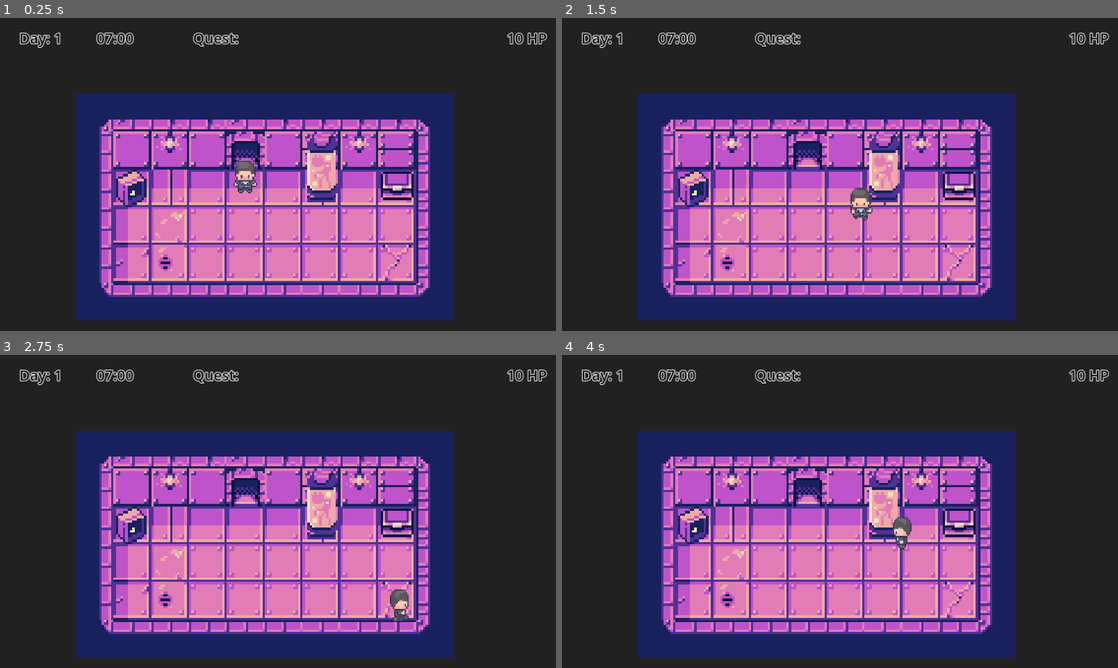
Above: before the commit, frames 1-4 (two rows, left to right).
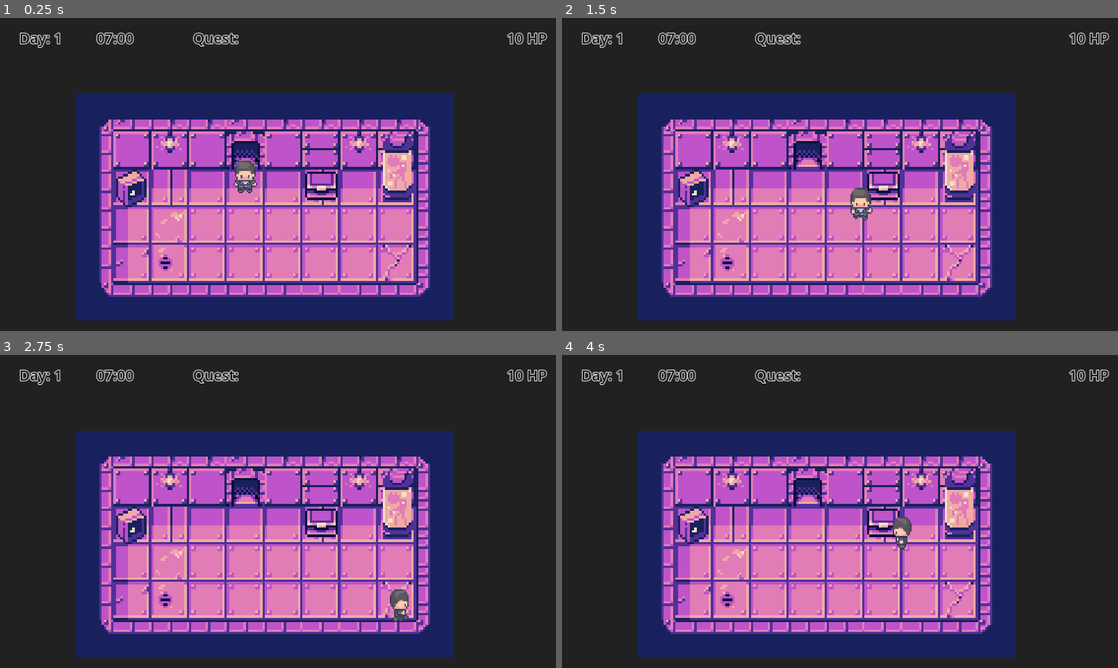
Above: after the commit, the same moments.

Repository: Poppo9/wild-jam-78
Game: Godot game, scene res://scenes/cantina.tscn
The game is run twice, just before and just after one commit, with the same random seed, the same clock (stepped at 60 frames per second) and the same inputs. This scene is started directly instead of the project's main scene. Sound files missing from this copy of the repository are replaced by a short silence.
Inputs:
- Up to frame 1 (0.25 s): no input
- Up to frame 2 (1.5 s): hold Right (ui_right) 0.53-1.28 s; tap Enter at 1.25 s; hold Down (ui_down) from 1.28 s (still down)
- Up to frame 3 (2.75 s): release Down (ui_down) at 2.03 s; hold Right (ui_right) from 2.03 s (still down)
- Up to frame 4 (4 s): release Right (ui_right) at 2.78 s; hold Up (ui_up) 2.78-3.53 s; hold Left (ui_left) from 3.53 s (still down)

The runs differ from the first frame. In frame 1, 2.1% of the frame differs, in the area x 54-75%, y 36-59%; in frame 2, 2.1%; in frame 3, 2.1%; in frame 4, 2.1%.

Commit message:
Gestione quest

Diff:
--- a/scenes/cantina.tscn
+++ b/scenes/cantina.tscn
@@ -133,7 +133,7 @@
 
 [node name="TileMapLayer2" type="TileMapLayer" parent="."]
 scale = Vector2(2.94231, 2.94231)
-tile_map_data = PackedByteArray("AAADAAQAAAAKAAMAAAAKAAQAAAAMAAQAAAAIAAMAAAAKAAEAAAAIAAQAAAAKAAIAAAAJAAMAAAAGAAAAAAAEAAMAAAAGAAAAAAAEAAYAAAADAAQAAAA=")
+tile_map_data = PackedByteArray("AAADAAQAAAAKAAMAAAAKAAQAAAAKAAIAAAAIAAQAAAAMAAQAAAAJAAMAAAAGAAAAAAAEAAMAAAAGAAAAAAAEAAYAAAADAAQAAAAKAAMAAAAKAAEAAAA=")
 tile_set = SubResource("TileSet_0jcjh")
 
 [node name="StaticBody2D" type="StaticBody2D" parent="."]
@@ -184,4 +184,4 @@
 scale = Vector2(2.1663, 0.117267)
 
 [node name="Quest" parent="." instance=ExtResource("5_3yprs")]
-position = Vector2(489.039, 239.112)
+position = Vector2(460.802, 200.662)
--- a/scripts/global.gd
+++ b/scripts/global.gd
@@ -19,7 +19,7 @@
 const mapping_nomi = {
 	"camera": "go to sleep",
 	"studio": "read a book",
-	"stanza_gatto": "feed Muso",
+	"stanza_gatto": "feed the cat",
 	"bagno": "go to the bathroom",
 	"cucina": "eat something",
 	"cantina": "check on 'Bob'",
@@ -38,6 +38,12 @@
 	"studio",
 	"bagno",
 	"camera"
+]
+
+const quest_lunghe = [
+	"bagno",
+	"cucina",
+	"studio"
 ]
 
 var lista_quest_attive = []
--- a/scripts/hud.gd
+++ b/scripts/hud.gd
@@ -7,6 +7,9 @@
 
 # Called every frame. 'delta' is the elapsed time since the previous frame.
 func _process(delta: float) -> void:
+	if Global.vita <= 0:
+		get_tree().change_scene_to_file("res://scenes/tutorial.tscn")
+
 	$days.text = "Day: " + str(Global.giorno)
 	$hour.text = str(Global.ora).lpad(2,"0") + ":" + str(Global.minuto).lpad(2,"0")
 	$HP.text = str(Global.vita) + " HP"
--- a/scripts/porta.gd
+++ b/scripts/porta.gd
@@ -37,8 +37,9 @@
 		return
 
 	if Global.ora >= 24:
-		Global.ora -= 23
+		Global.ora == 7
 		Global.giorno +=1
+		Global.vita -= len(Global.lista_quest_attive)
 		Global.lista_quest_attive = Global.lista_quests.duplicate() #ogni giorno resetta quest
 	else:
 		Global.ora += 1
--- a/scripts/quest.gd
+++ b/scripts/quest.gd
@@ -21,14 +21,27 @@
 	var lista_quest = Global.lista_quest_attive.duplicate()
 	if body.name == "CharacterBody2D":
 		if parent_node.name in lista_quest:
+			if parent_node.name == "camera":
+				dormi()
+				return
+			elif parent_node.name in Global.quest_lunghe:
+				Global.ora += 6
+				if Global.ora > 24:
+					dormi()
+					return
 			quest.queue_free()
 			completa_quest(parent_node.name,lista_quest)
 	print(lista_quest)
 	Global.lista_quest_attive = lista_quest.duplicate()
 
+func dormi() -> void:
+	Global.giorno +=1
+	Global.ora = 7
+	Global.minuto = 0
+	Global.vita -= len(Global.lista_quest_attive)
+	Global.lista_quest_attive = Global.lista_quests.duplicate()
 
 func completa_quest(quest: String, lista_quest):
-	Global.vita -=1 #TODO
 	print("rimuovo "+ quest + " da " + array_to_string(lista_quest))
 	var index = lista_quest.find(quest)
 	if quest in lista_quest:
